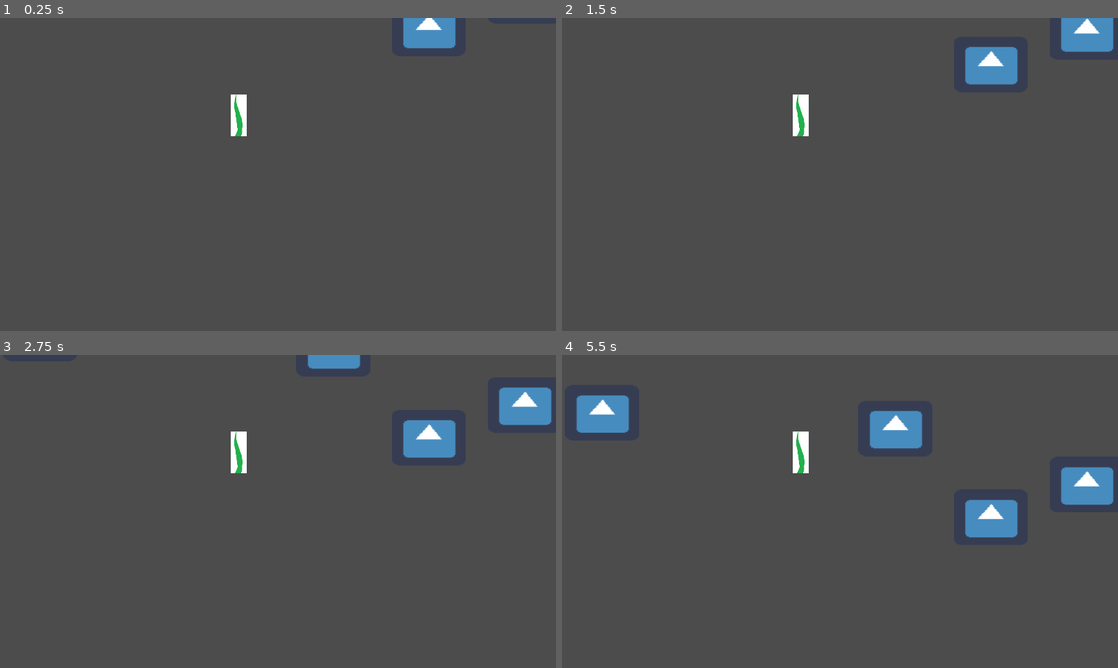
Above: before the commit, frames 1-4 (two rows, left to right).
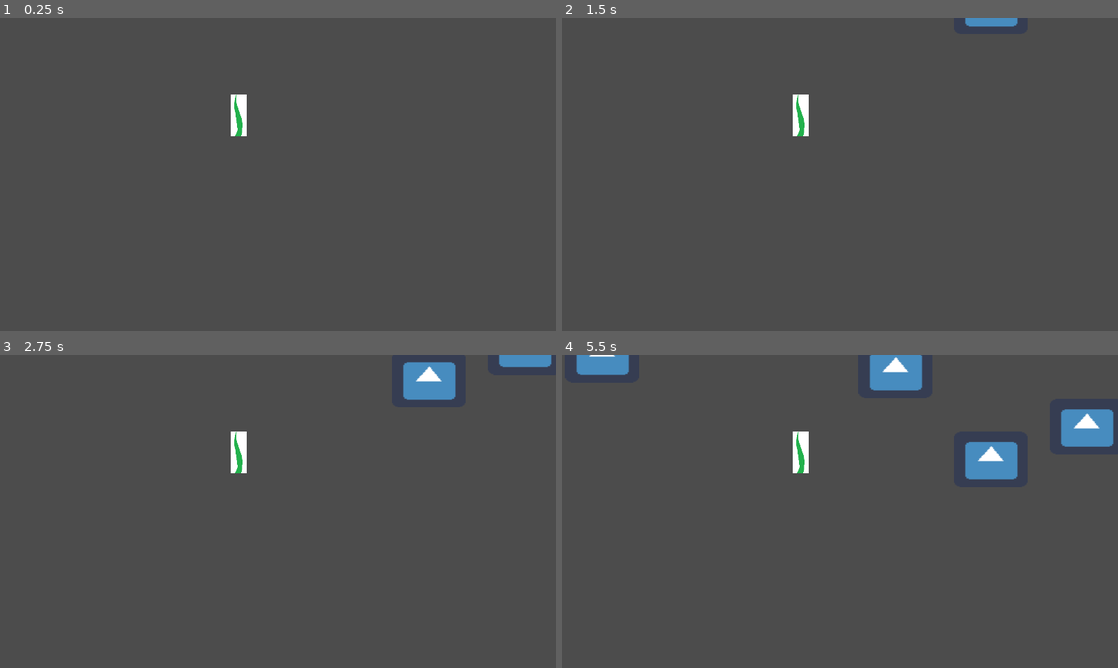
Above: after the commit, the same moments.

Repository: jasonmccollum/gmtk-jam-2020
Game: Godot game, scene res://world/world.tscn
Same seed, same stepped clock (60 frames per second), same inputs: the game is played once before the commit and once after it. This scene is started directly instead of the project's main scene. The engine's default icon, where the game draws it, is replaced by a stand-in: a white triangle on a blue panel in a dark square.
Inputs:
- Up to frame 1 (0.25 s): no input
- Up to frame 2 (1.5 s): hold Right (right) 0.53-1.28 s; hold Down (down) from 1.28 s (still down)
- Up to frame 3 (2.75 s): release Down (down) at 2.03 s; hold Right (right) from 2.03 s (still down)
- Up to frame 4 (5.5 s): release Right (right) at 2.78 s; hold Up (up) 2.78-3.53 s; hold Left (left) 3.53-5.03 s; hold Down (down) from 5.03 s (still down)

The runs differ from the first frame. In frame 1, 0.9% of the frame differs, in the area x 72-82%, y 0-10%; in frame 2, 2.4%; in frame 3, 4.2%; in frame 4, 8.5%, in the area x 2-100%, y 0-59%.

Commit message:
Fixing y spawn position

Diff:
--- a/world/platform_generator.gd
+++ b/world/platform_generator.gd
@@ -1,7 +1,7 @@
 extends Node2D
 
 export var generation_distance = 500
-export var generation_y = -200
+export var generation_y = -400
 export var min_platforms_per_row = 3
 export var max_platforms_per_row = 6
 export var y_variation_per_row = 250
